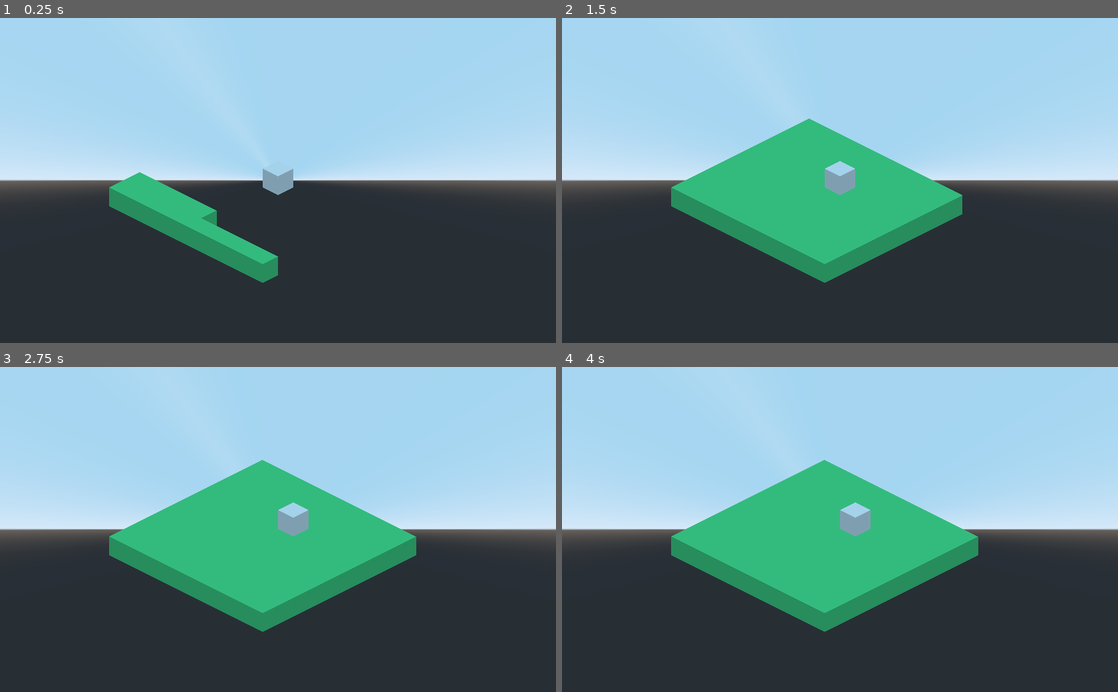
Above: before the commit, frames 1-4 (two rows, left to right).
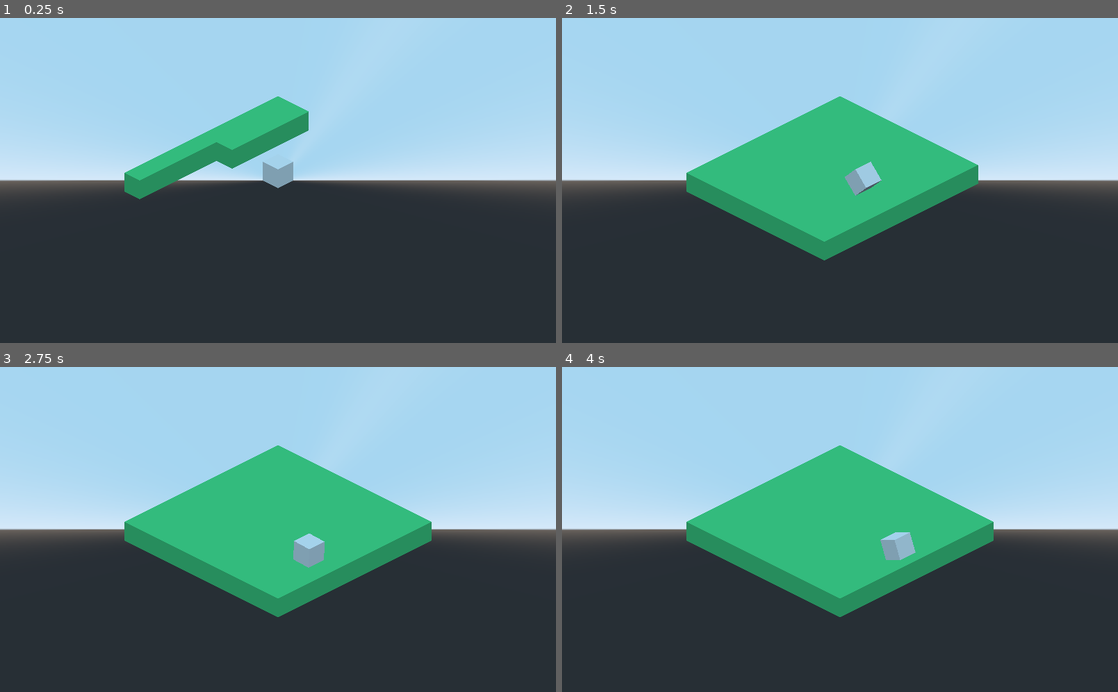
Above: after the commit, the same moments.

Repository: suaveware/gmtk-jam-2022
Game: Godot game, scene res://Main.tscn
The game is run twice, just before and just after one commit, with the same random seed, the same clock (stepped at 60 frames per second) and the same inputs.
Inputs:
- Up to frame 1 (0.25 s): no input
- Up to frame 2 (1.5 s): hold D (roll_right, bound only after the commit) 0.53-1.28 s; hold S (roll_down, bound only after the commit) from 1.28 s (still down)
- Up to frame 3 (2.75 s): release S (roll_down, bound only after the commit) at 2.03 s; hold D (roll_right, bound only after the commit) from 2.03 s (still down)
- Up to frame 4 (4 s): release D (roll_right, bound only after the commit) at 2.78 s; hold W (roll_up, bound only after the commit) 2.78-3.53 s; hold A (roll_left, bound only after the commit) from 3.53 s (still down)

The runs differ from the first frame. In frame 1, 7.5% of the frame differs, in the area x 19-56%, y 24-82%; in frame 2, 11%, in the area x 19-75%, y 24-82%; in frame 3, 8.1%; in frame 4, 8.1%.

Commit message:
it rolls

Diff:
--- a/Main.gd
+++ b/Main.gd
@@ -16,5 +16,5 @@
 			new_tile.visible = true
 			new_tiles.push_back(new_tile)
 			yield(get_tree(), "idle_frame")
-			new_tile.translation = (Vector3(i * side_size, 0, j * side_size))
+			new_tile.translation = (Vector3(i * side_size, new_tile.translation.y, j * side_size))
 			get_parent().add_child(new_tile)
--- a/Main.tscn
+++ b/Main.tscn
@@ -17,18 +17,25 @@
 size = 10.0
 
 [node name="Camera" type="Camera" parent="."]
-transform = Transform( 0.707107, 0.353553, -0.612372, 0, 0.866025, 0.5, 0.707107, -0.353553, 0.612372, -49.029, 41.7749, 49.029 )
+transform = Transform( 0.707107, -0.353553, 0.612372, 0, 0.866025, 0.5, -0.707107, -0.353553, 0.612372, 49.6972, 40.5776, 49.6972 )
 projection = 1
 current = true
 size = 30.0
 
 [node name="Tile" type="CSGBox" parent="."]
+transform = Transform( 1, 0, 0, 0, 1, 0, 0, 0, 1, 0, -1, 0 )
 visible = false
 material = SubResource( 1 )
 
-[node name="Player" type="CSGBox" parent="."]
-transform = Transform( 1, 0, 0, 0, 1, 0, 0, 0, 1, 0, 2, 0 )
-material = SubResource( 2 )
+[node name="Player" type="Spatial" parent="."]
 script = ExtResource( 1 )
 
 [node name="Tween" type="Tween" parent="Player"]
+
+[node name="Pivot" type="Position3D" parent="Player"]
+
+[node name="Mesh" type="CSGBox" parent="Player/Pivot"]
+transform = Transform( 1, 0, 0, 0, 1, 0, 0, 0, 1, 0, 1, 0 )
+material = SubResource( 2 )
+
+[connection signal="tween_step" from="Player/Tween" to="Player" method="_on_Tween_tween_step"]
--- a/project.godot
+++ b/project.godot
@@ -14,6 +14,33 @@
 run/main_scene="res://Main.tscn"
 config/icon="res://icon.png"
 
+[input]
+
+roll_right={
+"deadzone": 0.5,
+"events": [ Object(InputEventKey,"resource_local_to_scene":false,"resource_name":"","device":0,"alt":false,"shift":false,"control":false,"meta":false,"command":false,"pressed":false,"scancode":68,"physical_scancode":0,"unicode":0,"echo":false,"script":null)
+, Object(InputEventKey,"resource_local_to_scene":false,"resource_name":"","device":0,"alt":false,"shift":false,"control":false,"meta":false,"command":false,"pressed":false,"scancode":16777233,"physical_scancode":0,"unicode":0,"echo":false,"script":null)
+ ]
+}
+roll_left={
+"deadzone": 0.5,
+"events": [ Object(InputEventKey,"resource_local_to_scene":false,"resource_name":"","device":0,"alt":false,"shift":false,"control":false,"meta":false,"command":false,"pressed":false,"scancode":65,"physical_scancode":0,"unicode":0,"echo":false,"script":null)
+, Object(InputEventKey,"resource_local_to_scene":false,"resource_name":"","device":0,"alt":false,"shift":false,"control":false,"meta":false,"command":false,"pressed":false,"scancode":16777231,"physical_scancode":0,"unicode":0,"echo":false,"script":null)
+ ]
+}
+roll_up={
+"deadzone": 0.5,
+"events": [ Object(InputEventKey,"resource_local_to_scene":false,"resource_name":"","device":0,"alt":false,"shift":false,"control":false,"meta":false,"command":false,"pressed":false,"scancode":87,"physical_scancode":0,"unicode":0,"echo":false,"script":null)
+, Object(InputEventKey,"resource_local_to_scene":false,"resource_name":"","device":0,"alt":false,"shift":false,"control":false,"meta":false,"command":false,"pressed":false,"scancode":16777232,"physical_scancode":0,"unicode":0,"echo":false,"script":null)
+ ]
+}
+roll_down={
+"deadzone": 0.5,
+"events": [ Object(InputEventKey,"resource_local_to_scene":false,"resource_name":"","device":0,"alt":false,"shift":false,"control":false,"meta":false,"command":false,"pressed":false,"scancode":83,"physical_scancode":0,"unicode":0,"echo":false,"script":null)
+, Object(InputEventKey,"resource_local_to_scene":false,"resource_name":"","device":0,"alt":false,"shift":false,"control":false,"meta":false,"command":false,"pressed":false,"scancode":16777234,"physical_scancode":0,"unicode":0,"echo":false,"script":null)
+ ]
+}
+
 [physics]
 
 common/enable_pause_aware_picking=true
--- a/src/Player/Player.gd
+++ b/src/Player/Player.gd
@@ -1,101 +1,53 @@
-extends CSGBox
-
-enum Direction { RIGHT, LEFT, UP, DOWN }
-
-const RELATION : = 0.20710678118654757
-
-var max_height := height + height * RELATION
-var min_height := height
-
-var duration = 0.5
-
-onready var TRANS = $Tween.TRANS_QUAD
-onready var EASE = $Tween.EASE_IN
+extends Spatial
 
 
-func _ready() -> void:
-	yield(get_tree().create_timer(2), "timeout")
-	$Tween.interpolate_method(
-		self,
-		"up_down",
-		-1,
-		1,
+export var duration = 0.5
+
+onready var pivot = $Pivot
+onready var mesh = $Pivot/Mesh
+onready var tween = $Tween
+
+
+func _physics_process(_delta):
+	var forward = Vector3.FORWARD
+	if Input.is_action_pressed("roll_up"):
+		roll(forward)
+	if Input.is_action_pressed("roll_down"):
+		roll(-forward)
+	if Input.is_action_pressed("roll_right"):
+		roll(forward.cross(Vector3.UP))
+	if Input.is_action_pressed("roll_left"):
+		roll(-forward.cross(Vector3.UP))
+
+
+func roll(dir):
+	# Do nothing if we're currently rolling.
+	if tween.is_active():
+		return
+
+	## Step 1: Offset the pivot
+	pivot.translate(dir)
+	mesh.translate(-dir)
+
+	## Step 2: Animate the rotation
+	var axis = dir.cross(Vector3.DOWN)
+	tween.interpolate_property(
+		pivot,
+		"transform:basis",
+		null,
+		pivot.transform.basis.rotated(axis, PI/2),
 		duration,
-		TRANS,
-		EASE
-	)
-	$Tween.interpolate_property(
-		self,
-		"translation:x",
-		0,
-		width,
-		duration,
-		TRANS,
-		EASE
-	)
-	$Tween.interpolate_property(
-		self,
-		"rotation:z",
-		0,
-		deg2rad(-90),
-		duration,
-		TRANS,
-		EASE
+		Tween.TRANS_CIRC,
+		Tween.EASE_IN
 	)
 
-	$Tween.start()
+	tween.start()
+	yield(tween, "tween_all_completed")
 
-func roll(direction: int) -> void:
-	var start_position := translation
-	var final_position_x: float
-	var final_position_z: float
-	var start_angle := rotation
-	var final_angle := start_angle
+	## Step3: Finalize movement and reverse the offset
+	transform.origin += dir * 2
+	pivot.transform = Transform.IDENTITY
+	mesh.transform.origin = Vector3(0, 1, 0)
 
-	match direction:
-		Direction.RIGHT:
-			final_position_x = start_position.x + width
-			final_angle.z -= PI
-		Direction.LEFT:
-			final_position_x = start_position.x - width
-			final_angle.z += PI
-		Direction.UP:
-			final_position_z = start_position.z - width
-			final_angle.x -= PI
-		Direction.DOWN:
-			final_position_z = start_position.z + width
-			final_angle.x += PI
-
-	$Tween.interpolate_method(
-		self,
-		"up_down",
-		-1,
-		1,
-		duration,
-		TRANS,
-		EASE
-	)
-	$Tween.interpolate_property(
-		self,
-		"translation:x",
-		start_position,
-		final_position_x,
-		duration,
-		TRANS,
-		EASE
-	)
-	$Tween.interpolate_property(
-		self,
-		"rotation:z",
-		0,
-		deg2rad(-90),
-		duration,
-		TRANS,
-		EASE
-	)
-
-	$Tween.start()
-
-func up_down(ammount: float) -> void:
-	var difference = max_height - min_height
-	translation.y = max_height - abs(ammount * difference)
+func _on_Tween_tween_step(_object, _key, _elapsed, _value):
+	pivot.transform = pivot.transform.orthonormalized()
